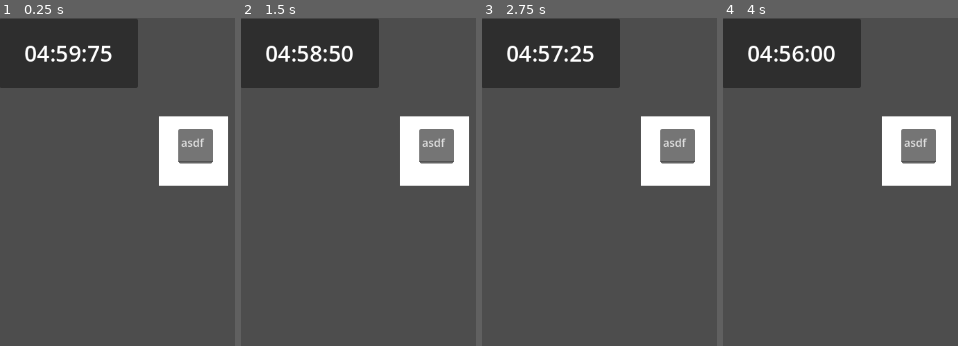
Above: before the commit, frames 1-4 (left to right).
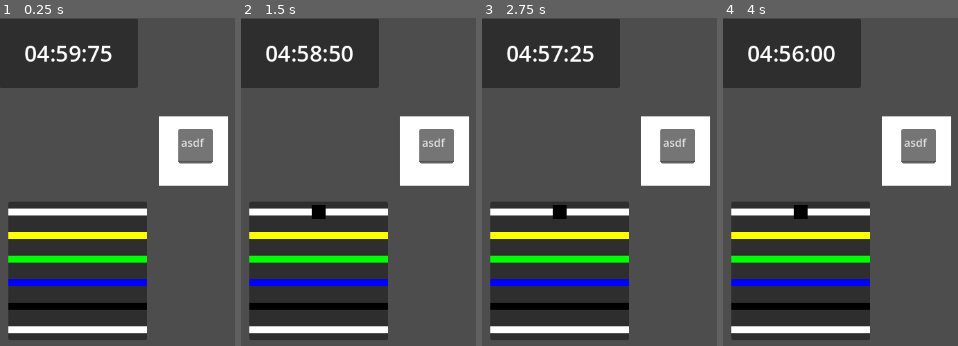
Above: after the commit, the same moments.

Repository: yutianzhe30/KeepTalkingOL
Game: Godot game, scene res://main.tscn
The game is run twice, just before and just after one commit, with the same random seed, the same clock (stepped at 60 frames per second) and the same inputs.
Inputs (mouse positions are in pixels of both pictures, inside the frame that each line leads up to):
- Up to frame 1 (0.25 s): no input
- Up to frame 2 (1.5 s): click (318, 211) at 0.52 s; click (318, 211) at 1.27 s
- Up to frame 3 (2.75 s): click (559, 211) at 2.02 s
- Up to frame 4 (4 s): no input

The runs differ from the first frame. In frame 1, 25% of the frame differs, in the area x 3-63%, y 56-99%; in frame 2, 25%; in frame 3, 25%; in frame 4, 25%.

Commit message:
完成剪线模块

Diff:
--- /dev/null
+++ b/Scenes/Modules/Wire.tscn
@@ -0,0 +1,53 @@
+[gd_scene format=3 uid="uid://c8j8k2l1m3n4"]
+
+[ext_resource type="Script" path="res://Scripts/Modules/Wire.gd" id="1_wire_script"]
+
+[node name="Wire" type="Control"]
+custom_minimum_size = Vector2(0, 30)
+layout_mode = 3
+anchors_preset = 14
+anchor_top = 0.5
+anchor_right = 1.0
+anchor_bottom = 0.5
+grow_horizontal = 2
+grow_vertical = 2
+size_flags_horizontal = 3
+script = ExtResource("1_wire_script")
+
+[node name="ColorRect" type="ColorRect" parent="."]
+layout_mode = 1
+anchors_preset = 14
+anchor_top = 0.5
+anchor_right = 1.0
+anchor_bottom = 0.5
+offset_top = -5.0
+offset_bottom = 5.0
+grow_horizontal = 2
+grow_vertical = 2
+
+[node name="CutOverlay" type="ColorRect" parent="."]
+visible = false
+layout_mode = 1
+anchors_preset = 8
+anchor_left = 0.5
+anchor_top = 0.5
+anchor_right = 0.5
+anchor_bottom = 0.5
+offset_left = -10.0
+offset_top = -10.0
+offset_right = 10.0
+offset_bottom = 10.0
+grow_horizontal = 2
+grow_vertical = 2
+color = Color(0, 0, 0, 1)
+
+[node name="Button" type="Button" parent="."]
+layout_mode = 1
+anchors_preset = 15
+anchor_right = 1.0
+anchor_bottom = 1.0
+grow_horizontal = 2
+grow_vertical = 2
+flat = true
+
+[connection signal="pressed" from="Button" to="." method="_on_button_pressed"]
--- /dev/null
+++ b/Scenes/Modules/WireModule.tscn
@@ -0,0 +1,12 @@
+[gd_scene format=3 uid="uid://eak3l4m5n6o7"]
+
+[ext_resource type="Script" path="res://Scripts/Modules/WireModule.gd" id="1_wiremodule_script"]
+
+[node name="WireModule" type="PanelContainer"]
+offset_right = 200.0
+offset_bottom = 200.0
+script = ExtResource("1_wiremodule_script")
+
+[node name="VBoxContainer" type="VBoxContainer" parent="."]
+layout_mode = 2
+alignment = 1
--- /dev/null
+++ b/Scripts/Modules/Wire.gd
@@ -0,0 +1,26 @@
+extends Control
+
+signal wire_cut(wire_instance)
+
+@onready var wire_visual = $ColorRect
+@onready var cut_overlay = $CutOverlay
+@onready var button = $Button
+
+var is_cut: bool = false
+var wire_color: Color = Color.RED
+
+func setup(color: Color):
+	wire_color = color
+	wire_visual.color = color
+	cut_overlay.visible = false
+
+func _on_button_pressed():
+	if not is_cut:
+		cut_wire()
+
+func cut_wire():
+	is_cut = true
+	cut_overlay.visible = true
+	# Visual feedback for cut (e.g., make it transparent or show the break)
+	# For now, we put a black box in the middle (CutOverlay)
+	emit_signal("wire_cut", self)
--- /dev/null
+++ b/Scripts/Modules/WireModule.gd
@@ -0,0 +1,55 @@
+extends "res://Scripts/Modules/BaseModule.gd"
+
+const WireScene = preload("res://Scenes/Modules/Wire.tscn")
+
+@onready var container = $VBoxContainer
+
+var wires = []
+var solution_index: int = -1
+
+func _ready():
+	# Generate a random puzzle on start
+	generate_puzzle(randi_range(3, 6))
+
+func generate_puzzle(wire_count: int):
+	# Clear existing
+	for child in container.get_children():
+		child.queue_free()
+	wires.clear()
+
+	# Create new wires
+	for i in range(wire_count):
+		var wire = WireScene.instantiate()
+		container.add_child(wire)
+		wire.wire_cut.connect(_on_wire_cut)
+
+		# Random color
+		var color = get_random_color()
+		wire.setup(color)
+		wires.append(wire)
+
+	setup_rules()
+
+func get_random_color() -> Color:
+	var colors = [Color.RED, Color.BLUE, Color.YELLOW, Color.GREEN, Color.WHITE, Color.BLACK]
+	return colors.pick_random()
+
+func setup_rules():
+	# SIMPLE LOGIC FOR PROTOTYPE:
+	# Always cut the LAST wire.
+	# TODO: Implement complex rules based on serial number, etc.
+	solution_index = wires.size() - 1
+	print("DEBUG: Cut wire index ", solution_index)
+
+func _on_wire_cut(wire_instance):
+	var index = wires.find(wire_instance)
+
+	if index == -1:
+		return # Should not happen
+
+	if index == solution_index:
+		print("Correct wire cut!")
+		solve()
+	else:
+		print("Wrong wire! Strike!")
+		strike()
--- a/main.tscn
+++ b/main.tscn
@@ -1,6 +1,7 @@
 [gd_scene format=3 uid="uid://dm0xsjs6w7jdg"]
 
 [ext_resource type="PackedScene" uid="uid://bumy8q4j2k5m" path="res://Scenes/Modules/TimerModule.tscn" id="2_0xm2m"]
+[ext_resource type="PackedScene" path="res://Scenes/Modules/WireModule.tscn" id="2_h2yge"]
 
 [node name="Node2D" type="Node2D" unique_id=393326942]
 
@@ -25,3 +26,9 @@
 position = Vector2(577, 323)
 
 [node name="TimerModule" parent="." unique_id=2101147815 instance=ExtResource("2_0xm2m")]
+
+[node name="WireModule" parent="." unique_id=1330335668 instance=ExtResource("2_h2yge")]
+offset_left = 13.0
+offset_top = 264.0
+offset_right = 213.0
+offset_bottom = 464.0
--- a/modules/timer.gd
+++ /dev/null
@@ -1,11 +0,0 @@
-extends Label
-
-
-# Called when the node enters the scene tree for the first time.
-func _ready() -> void:
-	pass # Replace with function body.
-
-
-# Called every frame. 'delta' is the elapsed time since the previous frame.
-func _process(delta: float) -> void:
-	pass
--- a/modules/timer.tscn
+++ /dev/null
@@ -1,14 +0,0 @@
-[gd_scene format=3 uid="uid://bde05s7ims5nu"]
-
-[ext_resource type="Script" uid="uid://cb7crncb1kst0" path="res://modules/timer.gd" id="1_i8q7u"]
-
-[node name="Node2D" type="Node2D" unique_id=1449665621]
-
-[node name="Timer" type="Timer" parent="." unique_id=1078239435]
-one_shot = true
-
-[node name="Label" type="Label" parent="." unique_id=1450484940]
-offset_right = 40.0
-offset_bottom = 23.0
-text = "asdf"
-script = ExtResource("1_i8q7u")
Not shown, added: Scripts/Modules/Wire.gd.uid
Not shown, added: Scripts/Modules/WireModule.gd.uid
Not shown, removed: modules/timer.gd.uid
Not shown, changed: AGENTS.md
